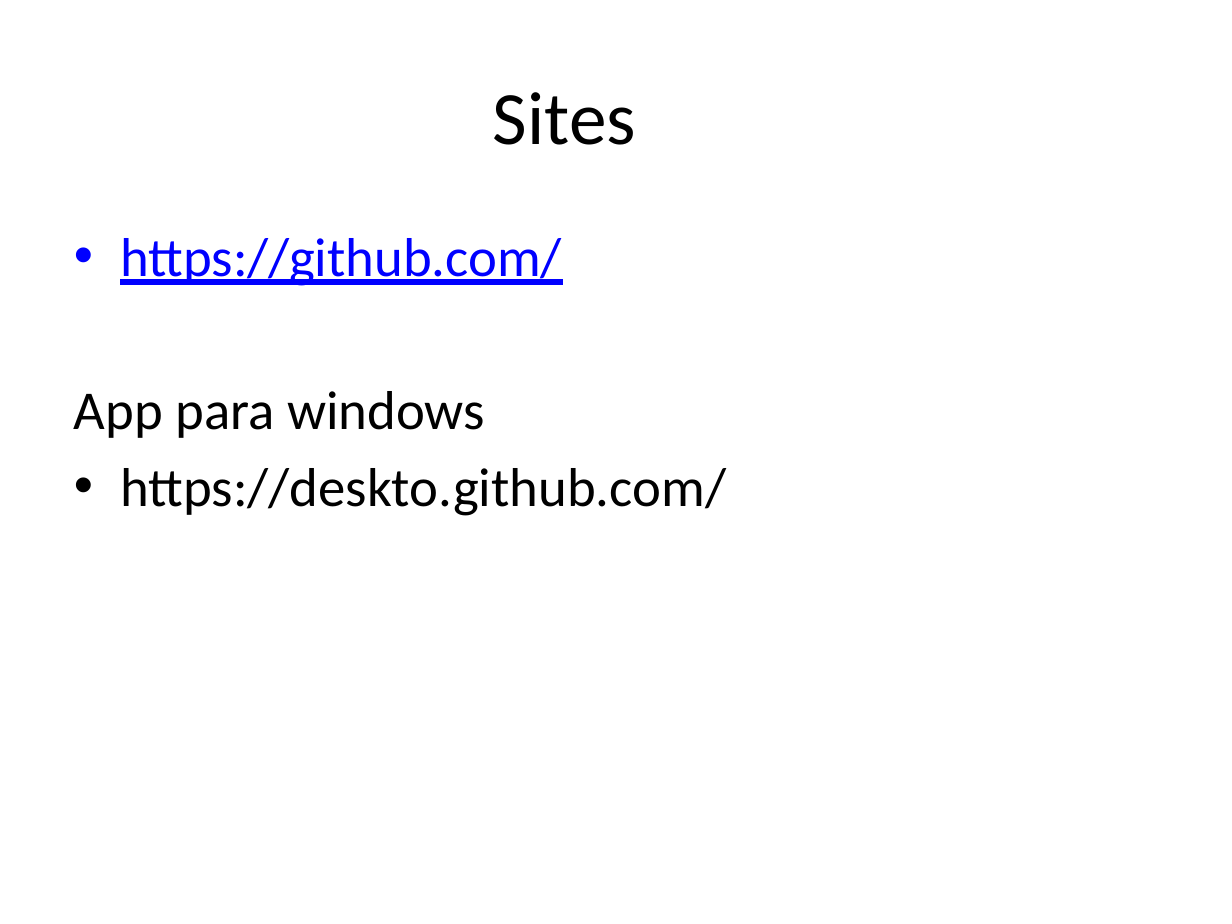
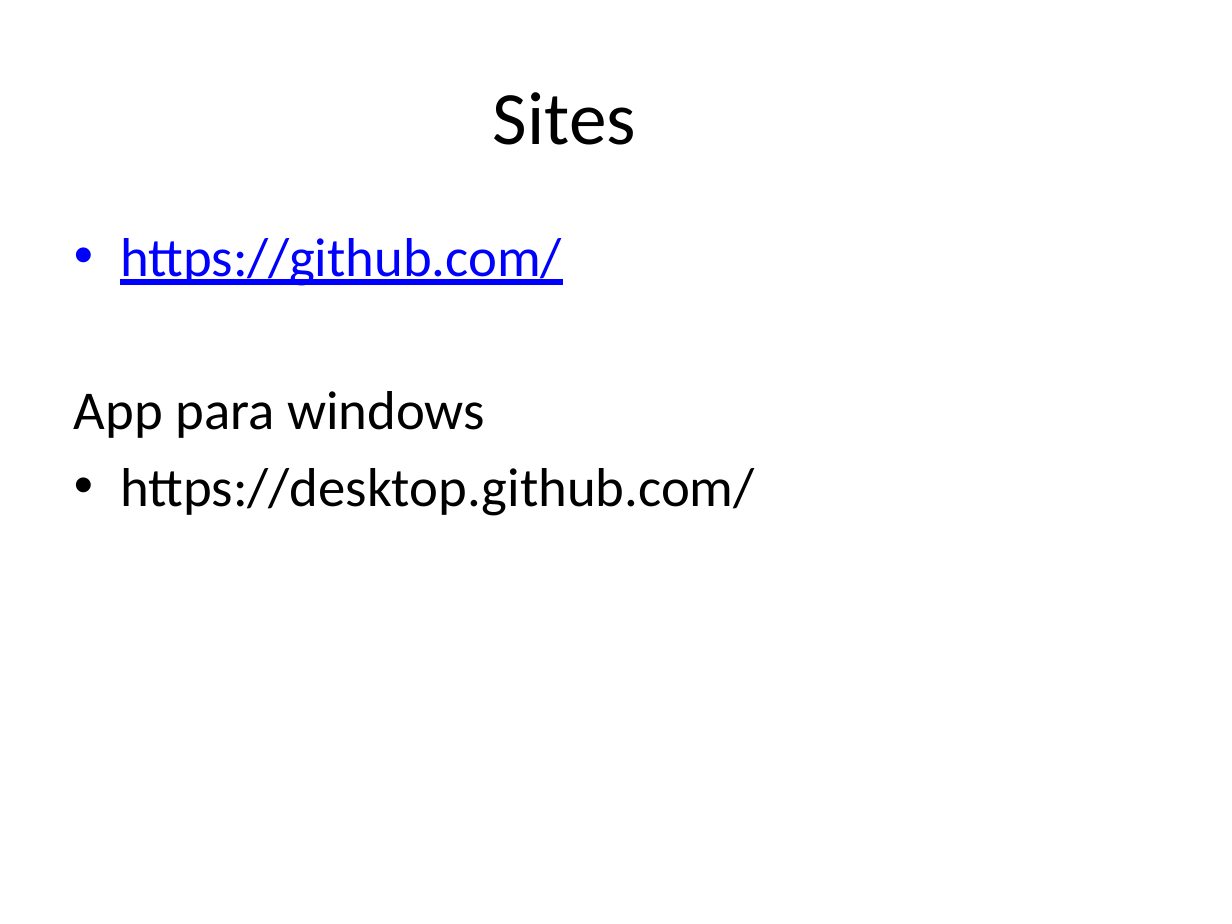
Before and after one commit to feliperoecker/tei, a slide deck: slide 15 of GIT.pptx (slide 13 before the commit). Drawn at 1232x924 pixels with LibreOffice and Linux fonts; fonts in the diff are those of the drawing. Boxes give left, top, right and bottom in pixels: in the first picture for what was removed or moved away, otherwise in the second. Text is boxed around its words. In the diff, an @@ line names an element or a change of style, - is before the commit and + after.

```diff
--- a/GIT.pptx
+++ b/GIT.pptx
@@ text at (x1=120, y1=468, x2=755, y2=516): text changed @@
-• https://deskto.github.com/
+• https://desktop.github.com/
```
Also in this commit, not shown: 1 other slide changed, 2 slides added, 1 other file.
